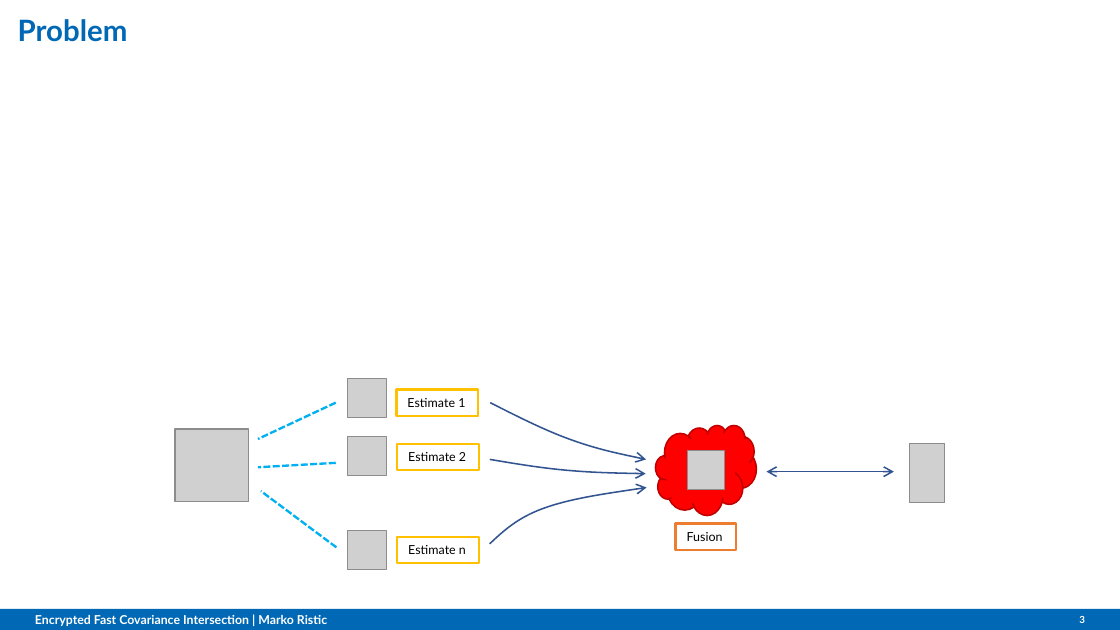
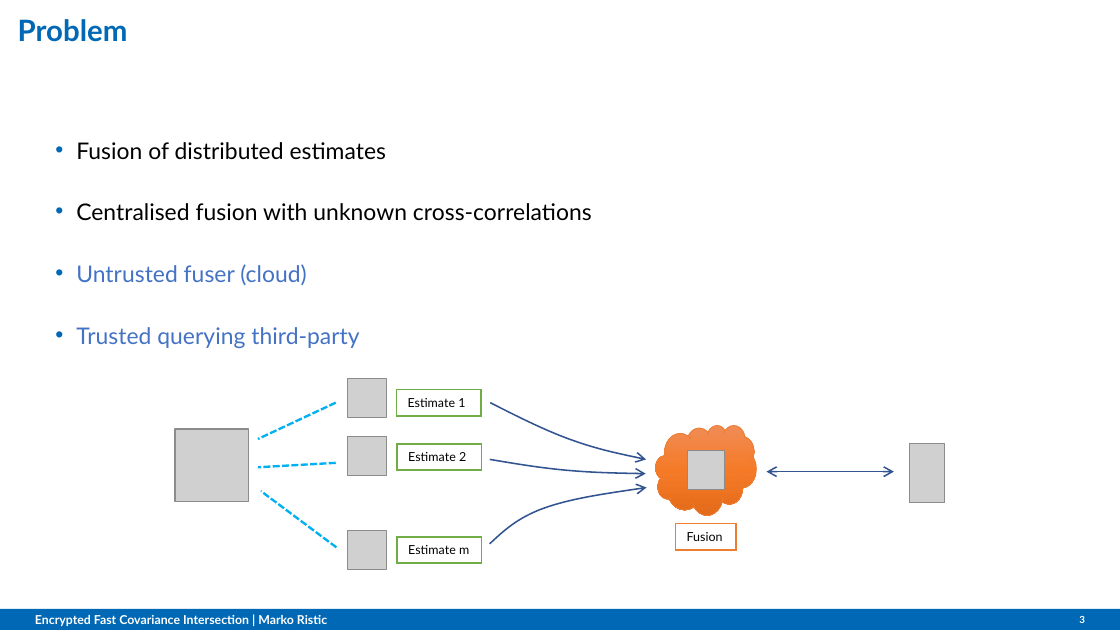
Before and after one commit to omubtcezq/PaillierFCI, a slide deck: slide 3 of presentation/MFI2022_marko_ristic.pptx. Drawn at 1120x630 pixels with LibreOffice and Linux fonts; fonts in the diff are those of the drawing; grey boxes stand for pictures; background and template pictures are left out. Boxes give left, top, right and bottom in pixels: in the first picture for what was removed or moved away, otherwise in the second. Text is boxed around its words. In the diff, an @@ line names an element or a change of style, - is before the commit and + after.

```diff
--- a/presentation/MFI2022_marko_ristic.pptx
+++ b/presentation/MFI2022_marko_ristic.pptx
@@ text added at [76,142,592,348], 14.7 pt, text #000000 @@
+• Fusion of distributed estimates
+• Centralised fusion with unknown cross-correlations
+• Untrusted fuser (cloud)
+• Trusted querying third-party
@@ cloud at [655,426,756,515]: fill #FF0000 to gradient #F18C57 to #F67B28 to #E56C19; outline #C00000 1 pt to #ED7D31 0.5 pt @@
@@ fill none to #FFFFFF; outline #FFC000 1.5 pt to #70AD47 1 pt in 3 elements at [396,390,480,417], [398,444,482,470], [398,536,482,563] @@
@@ text in rectangle at [408,545,469,554]: text changed @@
-Estimate n
+Estimate m
```
Also in this commit, not shown: 11 other slides changed.
